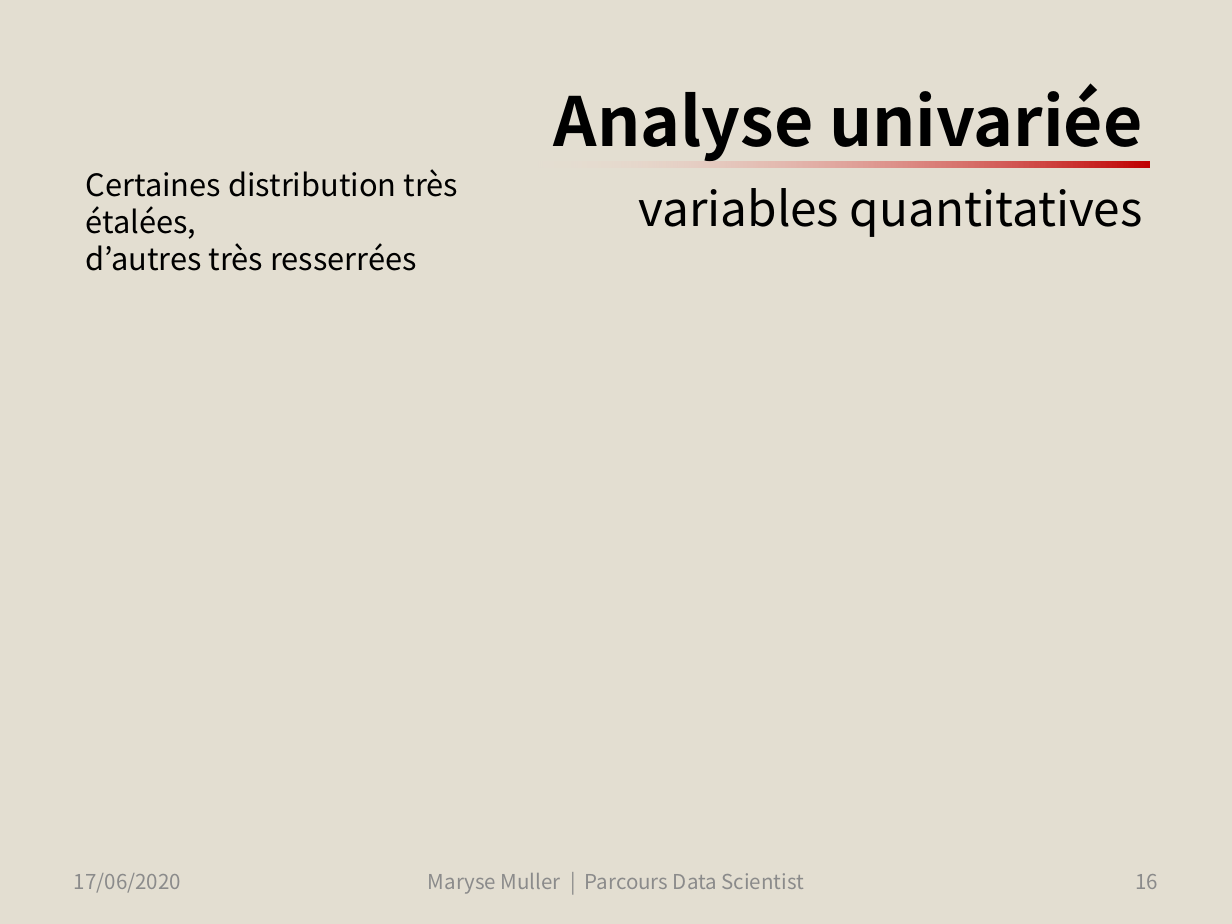
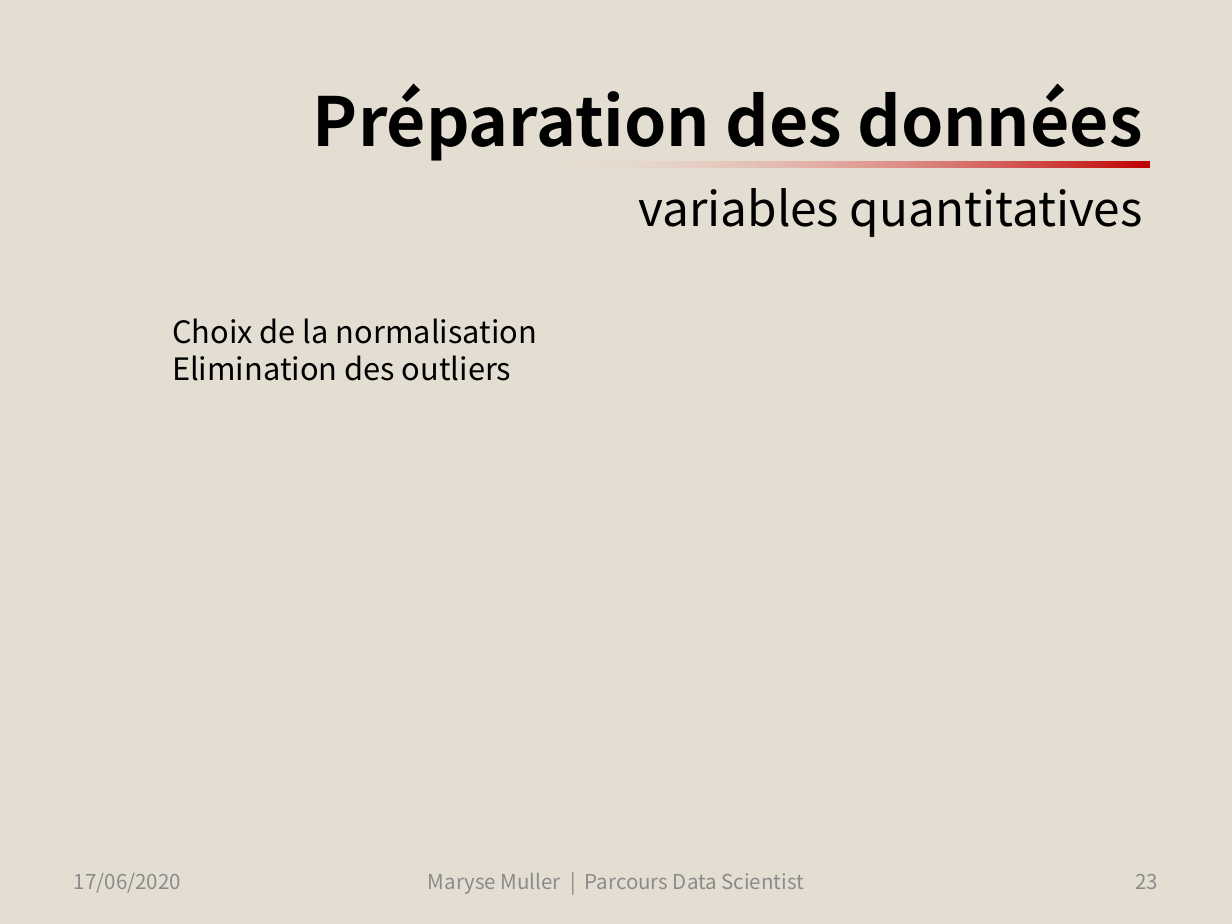
Before and after one commit to SmellyArmure/OC_DS_Project4, a slide deck: slide 23 of PRESENTATION/Projet4.pptx (slide 16 before the commit). Drawn at 1232x924 pixels with LibreOffice and Linux fonts; fonts in the diff are those of the drawing. Boxes give left, top, right and bottom in pixels: in the first picture for what was removed or moved away, otherwise in the second. Text is boxed around its words. In the diff, an @@ line names an element or a change of style, - is before the commit and + after.

```diff
--- a/PRESENTATION/Projet4.pptx
+++ b/PRESENTATION/Projet4.pptx
@@ title at box(313, 83, 1143, 237): text changed @@
-Analyse univariée
-variables quantitatives
+Préparation des données
+variables quantitatives
@@ text removed at box(86, 169, 458, 271) @@
-Certaines distribution très étalées,
-d’autres très resserrées
@@ text added at box(172, 318, 537, 381), 18 pt, text #000000 @@
+Choix de la normalisation
+Elimination des outliers
@@ page number at box(1135, 874, 1158, 889): text changed @@
-16
+23
```
Also in this commit, not shown: 9 other slides changed, 18 slides added, 7 slides removed, 20 other files.
